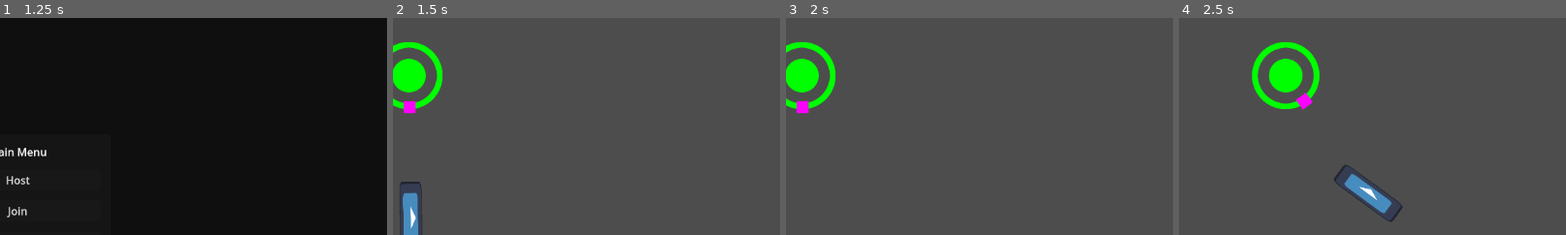
Above: before the commit, frames 1-4 (left to right).
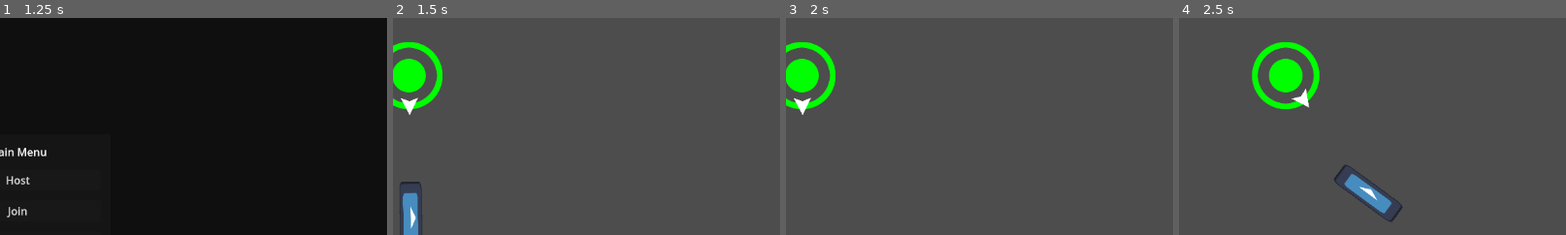
Above: after the commit, the same moments.

Repository: Pkepowicz/Infinite-Onslaught
Game: Godot game, scene res://assets/scenes/world.tscn
Two runs of this game, one before a commit and one after it. Both use one fixed random seed, a clock stepped at 60 frames per second and the inputs below. The engine's default icon, where the game draws it, is replaced by a stand-in: a white triangle on a blue panel in a dark square.
Inputs (mouse positions are % of the whole screen's width and height, from its top left):
- Up to frame 1 (1.25 s): click (50, 56) at 0.52 s; type "Alex" at 0.6 s; click (50, 64) at 0.75 s; type "12" at 0.83 s
- Up to frame 2 (1.5 s): click "Host" at 1.25 s
- Up to frame 3 (2 s): no input
- Up to frame 4 (2.5 s): move the mouse to (72, 45) at 2.02 s; hold Right (ui_right) from 2.03 s (still down); click (72, 45) at 2.1 s
The pictures show only the part of the screen within x 48-98%, y 5-55%; the shares and areas given below are measured in that part.

Frame 1 is identical in both runs. In frame 2, 0.2% of the frame differs, in the area x 2-7%, y 36-45%; in frame 3, 0.2%; in frame 4, 0.2%.

Commit message:
Weapon sprite

Diff:
--- a/assets/player/player.tscn
+++ b/assets/player/player.tscn
@@ -6,11 +6,10 @@
 [ext_resource type="Texture2D" uid="uid://c4two7ckobbve" path="res://assets/icon.svg" id="3_uey2i"]
 [ext_resource type="Texture2D" uid="uid://cprcicf4r003o" path="res://assets/Client/loadingCircle/circle.png" id="4_1hs0d"]
 [ext_resource type="PackedScene" uid="uid://bjruntkvkehbs" path="res://assets/player/Boxes/hit_box.tscn" id="4_661v0"]
+[ext_resource type="Texture2D" uid="uid://bab8ah7e10iwa" path="res://assets/Client/shapes/arrow.png" id="6_jjgt6"]
 
 [sub_resource type="CircleShape2D" id="CircleShape2D_o8n4j"]
 radius = 127.825
-
-[sub_resource type="PlaceholderTexture2D" id="PlaceholderTexture2D_rnois"]
 
 [sub_resource type="SceneReplicationConfig" id="SceneReplicationConfig_g3wg3"]
 properties/0/path = NodePath(".:position")
@@ -50,9 +49,10 @@
 [node name="GunRotation" type="Node2D" parent="."]
 
 [node name="WeaponSprite" type="Sprite2D" parent="GunRotation"]
-position = Vector2(94, 2.38419e-07)
-scale = Vector2(35.5, 36.5)
-texture = SubResource("PlaceholderTexture2D_rnois")
+position = Vector2(92, 0)
+rotation = 1.5708
+scale = Vector2(0.515, 0.511335)
+texture = ExtResource("6_jjgt6")
 
 [node name="BulletSpawn" type="Node2D" parent="GunRotation"]
 position = Vector2(114, 2)
